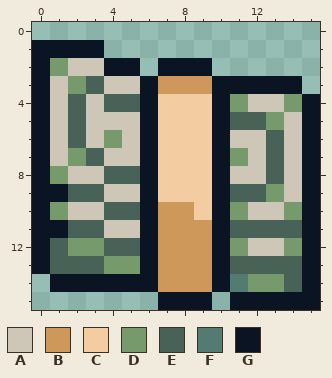
Pixel-art sprite, stored at assets/spellvox/textures/custom/menu/buttons/btn_cash.png. The picture above is the old version.
The file is 16x16 pixels.
Palette (. is transparent): A #cec7b7  B #ce985b  C #f3cca1  D #779a6c  E #486258  F #547b71  G #0a1423
Pixels before, first column x 0:
 1 GGGG............
 2 GDAAGG.GGG......
 3 GADEAAGBBBGGGGG.
 4 GAEAEEGCCCGDAADG
 5 GAEAAAGCCCGEEDAG
 6 GAEADAGCCCGAAEAG
 7 GADEAAGCCCGDAEAG
 8 GDAAEEGCCCGAAEAG
 9 GGEEAAGCCCGEEDAG
10 GDAAEEGBBCGDAADG
11 GGEEAAGBBBGEEEEG
12 GEDDEEGBBBGDAADG
13 GEEEDDGBBBGEEEEG
14 .GGGGGGBBBGFDDEG
15 .......GGG.GGGGG
New version:
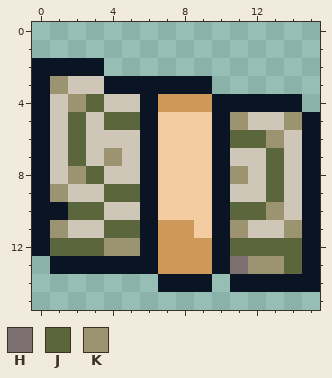
Colours new in this view: H #7c7070  J #5c663c  K #9c9371
The edit:
Changed rows in their new state; - is an unchanged pixel.
first column x 0:
 1 ....------------
 2 -GGG..-...------
 3 -KAAGG-GGG.....-
 4 --KJAA-BBB-GGGG.
 5 --J-JJ-----KAAK-
 6 --J-A------JJK--
 7 --JAK------A-J--
 8 -AKJAA-----K-J--
 9 -KAAJJ-----AAJ--
10 -GJJAA-CC--JJKA-
11 -KAAJJ---C-KAAK-
12 -JJJKK-----JJJJ-
13 .GGGGG-----HKKJ-
14 -......GGG.GGGG-
15 -------...-.....
Pixel boxes of the changes (left, top, right, bottom) in both pictures:
changed: (32, 40, 320, 310)
